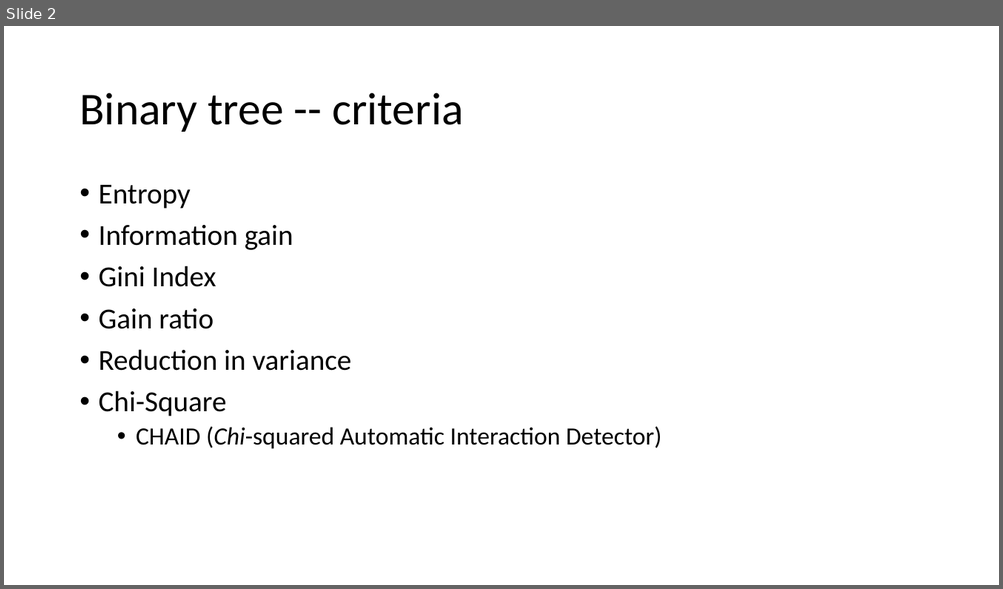
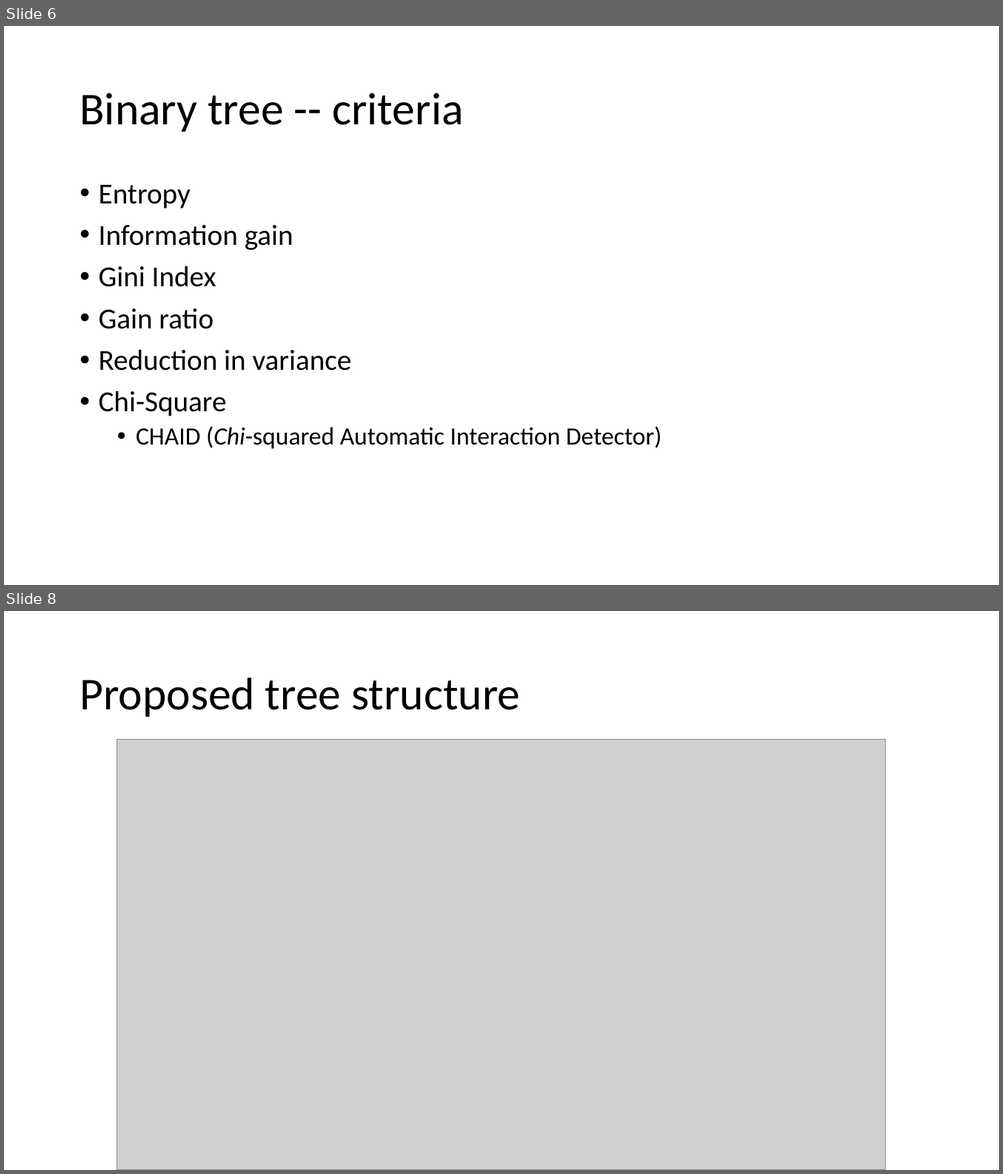
Before and after one commit to 2waybene/java4lucy, a slide deck: doc/meeting_11052020.pptx. Shown one above the other, each under a label of ours: slide 2 before the commit, slides 6 and 8 after it; the slides between them are not shown. The pictures are 1003x589 and 1003x1174 pixels, drawn with LibreOffice and Linux fonts; fonts in the diff are those of the drawing; grey boxes stand for pictures. Boxes give left, top, right and bottom in pixels: in the first picture for what was removed or moved away, otherwise in the second. Text is boxed around its words. In the diff, an @@ line names an element or a change of style, - is before the commit and + after.

```diff
--- a/doc/meeting_11052020.pptx
+++ b/doc/meeting_11052020.pptx
@@ slide 8 added at (4, 611, 999, 1170), background #FFFFFF @@
@@ title added at (79, 678, 520, 717), 44 pt, text #000000 @@
+Proposed tree structure
@@ picture added at (117, 739, 886, 1170) @@
@@ what was slide 2 is now slide 6 @@
```
Also in this commit, not shown: 4 slides changed, 11 other slides added, 1 slide removed, 3 other files.
